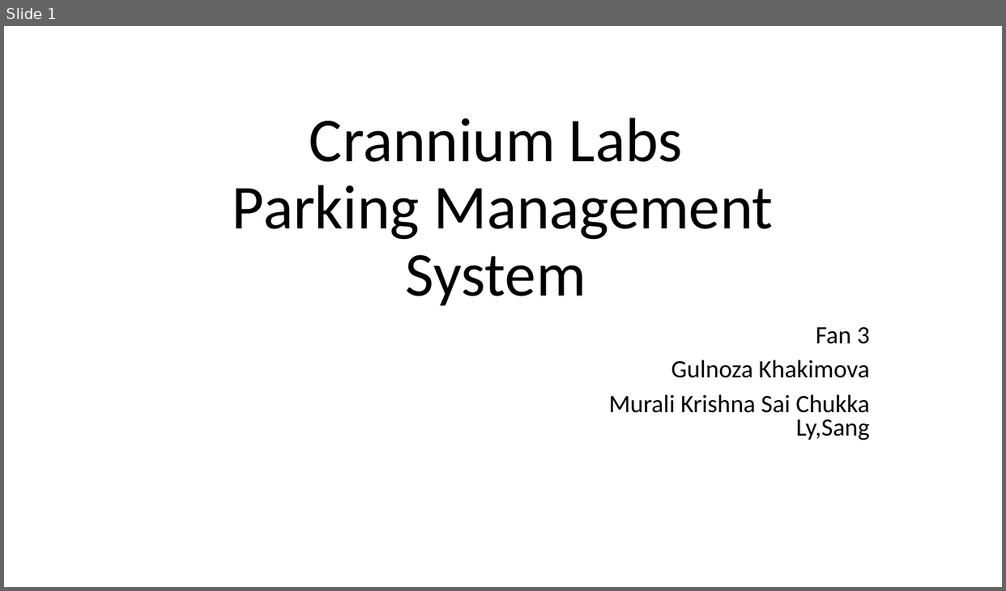
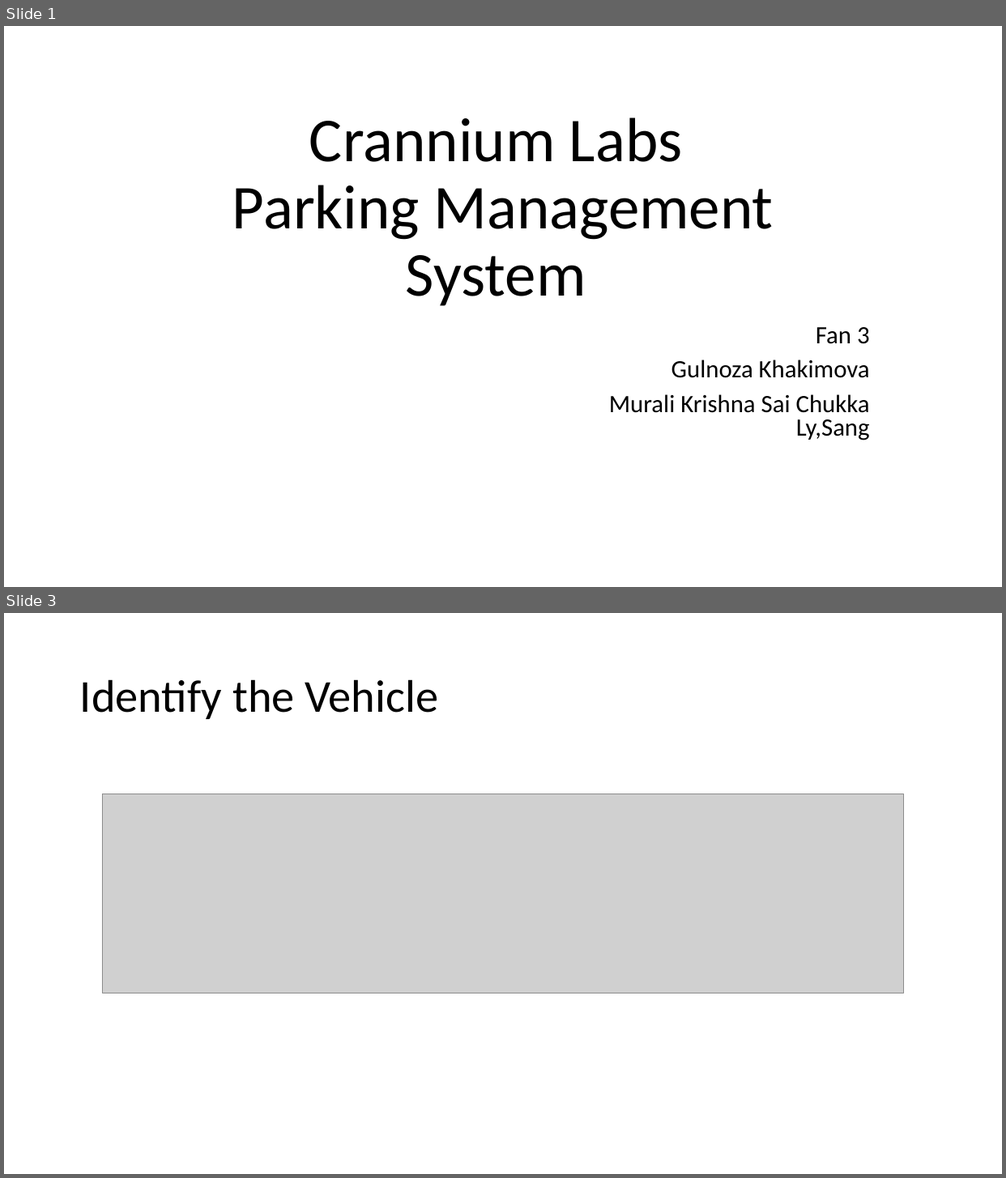
Before and after one commit to chkrish9/Hackathon2019, a slide deck: Hackathon.pptx. Shown one above the other, each under a label of ours: slide 1 before the commit, slides 1 and 3 after it; the slides between them are not shown. The pictures are 1006x591 and 1006x1178 pixels, drawn with LibreOffice and Linux fonts; fonts in the diff are those of the drawing; grey boxes stand for pictures. Boxes give left, top, right and bottom in pixels: in the first picture for what was removed or moved away, otherwise in the second. Text is boxed around its words. In the diff, an @@ line names an element or a change of style, - is before the commit and + after.

```diff
--- a/Hackathon.pptx
+++ b/Hackathon.pptx
@@ slide 3 added at [4,613,1002,1174], background #FFFFFF @@
@@ title added at [80,679,439,719], 44 pt, text #000000 @@
+Identify the Vehicle
@@ picture added at [102,794,904,994] @@
```
Also in this commit, not shown: 1 other slide added.
